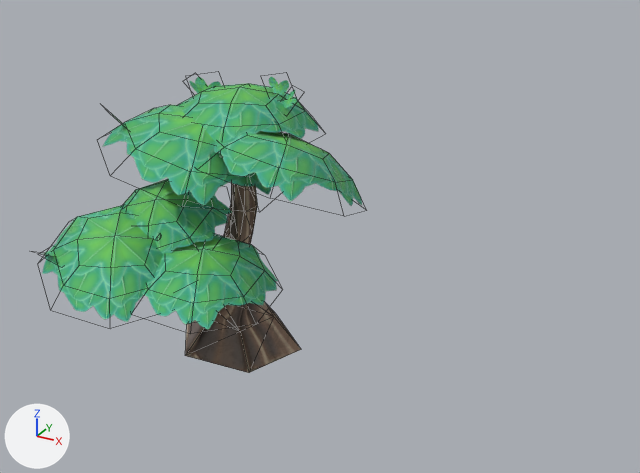
The FBX model Assets/Art/Models/Tree2.fbx: old version first, new version second.
One viewpoint serves both versions: a 50 mm lens placed at (7.03, -14.4, 18.43), pointed at (-6.09, 9.45, 6.51). The axes (+X, +Y, +Z) are drawn at lower left. The lights are the same throughout. Mesh edges are drawn as thin lines.

In view in the first picture: 'treelp2'.
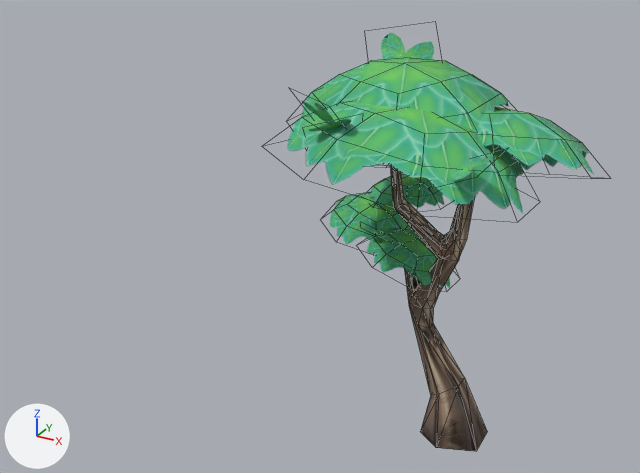
Location of each change, (x1, y1, x2, y2) in pixels of the pictures (640 x 473 px; the box of a moved part takes in the faces that stretch with it):
'treelp2', reshaped, moved, turned: before (42, 77, 362, 373); after (287, 33, 594, 452)
part 1 of me_treelp2, moved or reshaped: before (177, 83, 322, 143); after (301, 57, 509, 130)
part 2 of me_treelp2, moved or reshaped: before (102, 105, 271, 206); after (287, 101, 524, 213)
part 3 of me_treelp2, moved or reshaped: before (214, 131, 362, 206); after (474, 107, 594, 175)
part 4 of me_treelp2, moved or reshaped: before (123, 179, 232, 255); after (369, 173, 444, 208)
part 5 of me_treelp2, moved or reshaped: before (42, 205, 163, 322); after (329, 192, 411, 245)
part 6 of me_treelp2, moved or reshaped: before (142, 234, 278, 330); after (367, 229, 454, 288)
part 7 of me_treelp2, rebuilt: before (185, 183, 301, 373); after (391, 166, 487, 452)
part 8 of me_treelp2, deleted (green): before (42, 77, 298, 263)
part 9 of me_treelp2, added (green): after (381, 33, 434, 60)
part 10 of me_treelp2, added (green): after (301, 100, 351, 131)
part 11 of me_treelp2, added: after (451, 157, 494, 180)
part 12 of me_treelp2, added: after (364, 227, 389, 240)

Patch to the scene script:
```diff
--- a/Assets/Art/Models/Tree2.fbx.py
+++ b/Assets/Art/Models/Tree2.fbx.py
@@ mat_defaultmaterial_002 @@
+mat_defaultmaterial_002 = bpy.data.materials.new('DefaultMaterial.002')
+# uses the picture img_treelp3_defaultmaterial_basecolor_png
+# uses the picture img_treelp3_defaultmaterial_metallic_png
+# uses the picture img_treelp3_defaultmaterial_normal_png
+# uses the picture img_treelp3_defaultmaterial_roughness_png
@@ me_treelp2 @@
 # used by ob_treelp2; location = (-11.22, 12.0, 0.0); rotation_euler = (0.0, 0.0, -0.349), in degrees (0, 0, -20)
 # verts and faces of me_treelp2; kept vertices keep their numbers, new ones are numbered from 258
-me_treelp2.from_pydata(...)  # 258 vertices, 272 faces; spans x -3.26..6.05, y -8.05..3.46, z -0.18..10.85
-me_treelp2.materials.append(mat_defaultmaterial_001)
+me_treelp2.from_pydata(...)  # 293 vertices, 363 faces; spans x -5.45..3.63, y -6.46..3.3, z -0.04..13.38
+# me_treelp2 part 1: the loose piece of 25 vertices spanning x -2.99..3.53, y -3.06..3.46, z 8.79..10.41 is multiplied about its middle by the matrix ((1.013, -0.427, -0.027), (0.426, 1.012, -0.062), (0.049, 0.047, 1.098)), then moved by (-2.33, -1.14, 2.25)
+# me_treelp2 part 2: the loose piece of 25 vertices spanning x -3.26..3.74, y -5.47..1.65, z 7.0..9.87 is multiplied about its middle by the matrix ((1.013, -0.427, -0.027), (0.426, 1.012, -0.062), (0.049, 0.047, 1.098)), then moved by (-1.47, -0.96, 2.2)
+# me_treelp2 part 3: the loose piece of 25 vertices spanning x -1.15..6.05, y -3.37..3.38, z 6.16..9.45 is multiplied about its middle by the matrix ((1.013, -0.427, -0.027), (0.426, 1.012, -0.062), (0.049, 0.047, 1.098)), then moved by (-2.44, -0.23, 2.19)
+# me_treelp2 part 4: the loose piece of 25 vertices spanning x -2.33..2.88, y -5.62..-0.78, z 4.87..7.37 is multiplied about its middle by the matrix ((0.258, 0.525, 0.159), (-0.542, 0.216, 0.166), (0.087, -0.213, 0.561)), then moved by (-3.03, 4.8, 1.63)
+# me_treelp2 part 5: the loose piece of 25 vertices spanning x -2.47..3.02, y -8.05..-2.45, z 3.86..6.68 is multiplied about its middle by the matrix ((0.258, 0.525, 0.159), (-0.542, 0.216, 0.166), (0.087, -0.213, 0.561)), then moved by (-3.96, 5.94, 1.66)
+# me_treelp2 part 6: the loose piece of 25 vertices spanning x -0.43..5.31, y -6.21..-0.39, z 3.92..5.85 is multiplied about its middle by the matrix ((0.258, 0.525, 0.159), (-0.542, 0.216, 0.166), (0.087, -0.213, 0.561)), then moved by (-4.27, 2.92, 1.63)
+# me_treelp2 part 7: the loose piece of 76 vertices spanning x -2.46..2.34, y -4.46..2.3, z -0.18..8.72 is rebuilt with 123 vertices and now spans x -3.37..0.9, y -2.86..1.29, z -0.04..11.97, in mat_defaultmaterial_002
+# me_treelp2 part 8: 8 loose pieces with 32 vertices, spanning x -3.21..3.7, y -7.79..1.83, z 4.77..10.85, are deleted
+# me_treelp2 part 9
+verts[258] = (-3.53, -0.02, 11.44)
+verts[259] = (-1.55, 1.07, 11.72)
+verts[260] = (-4.45, 1.23, 13.1)
+verts[261] = (-2.48, 2.31, 13.38)
+faces += [(258, 259, 261, 260)]  # mat_material
+# me_treelp2 part 10
+verts[262] = (-1.82, -4.65, 11.48)
+verts[263] = (-3.26, -4.17, 11.68)
+verts[264] = (-2.0, -5.67, 12.6)
+verts[265] = (-3.45, -5.2, 12.8)
+verts[266] = (-1.91, -4.01, 11.74)
+verts[267] = (-3.17, -4.81, 11.42)
+verts[268] = (-1.29, -5.24, 12.41)
+verts[269] = (-2.55, -6.05, 12.08)
+faces += [(262, 263, 265, 264), (266, 267, 269, 268)]  # mat_material
+# me_treelp2 part 11
+verts[270] = (0.8, -3.84, 11.11)
+verts[271] = (0.55, -5.31, 10.79)
+verts[272] = (2.12, -4.2, 11.78)
+verts[273] = (1.88, -5.68, 11.45)
+faces += [(270, 271, 273, 272)]  # mat_material
+# me_treelp2 part 12
+verts[274] = (-2.04, -1.36, 7.2)  # pixel (393, 244)
+verts[275] = (-2.56, -0.39, 6.96)
+verts[276] = (-2.98, -1.75, 7.69)
+verts[277] = (-3.5, -0.77, 7.45)
+faces += [(274, 275, 277, 276)]  # mat_material
 me_treelp2.materials.append(mat_leaves)
 me_treelp2.materials.append(mat_material)
+me_treelp2.materials.append(mat_defaultmaterial_002)
@@ ob_treelp2 @@
 ob_treelp2 = bpy.data.objects.new('treelp2', me_treelp2)
-ob_treelp2.location = (-11.22, 12.0, 0.0)
-ob_treelp2.rotation_euler = (0.0, 0.0, -0.349)  # degrees (0, 0, -20)
+ob_treelp2.location = (-1.0, 10.0, 0.0)
```
